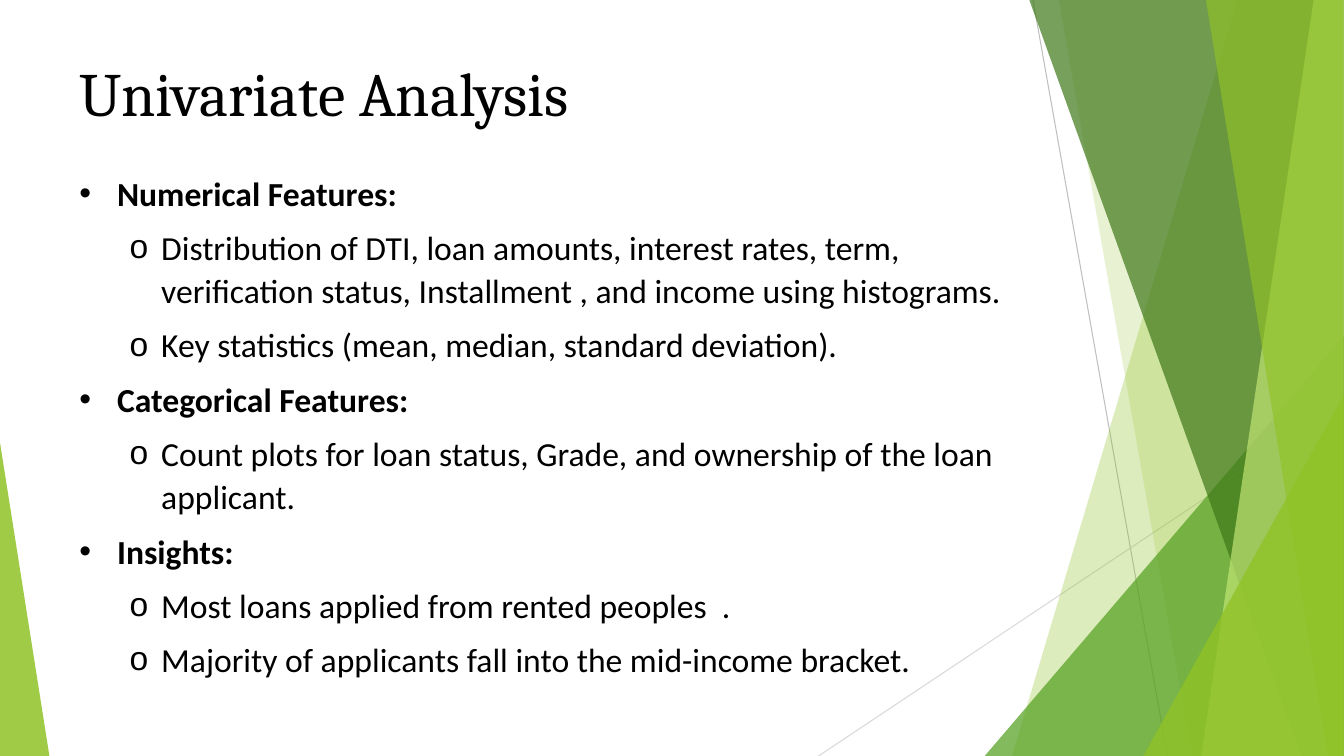
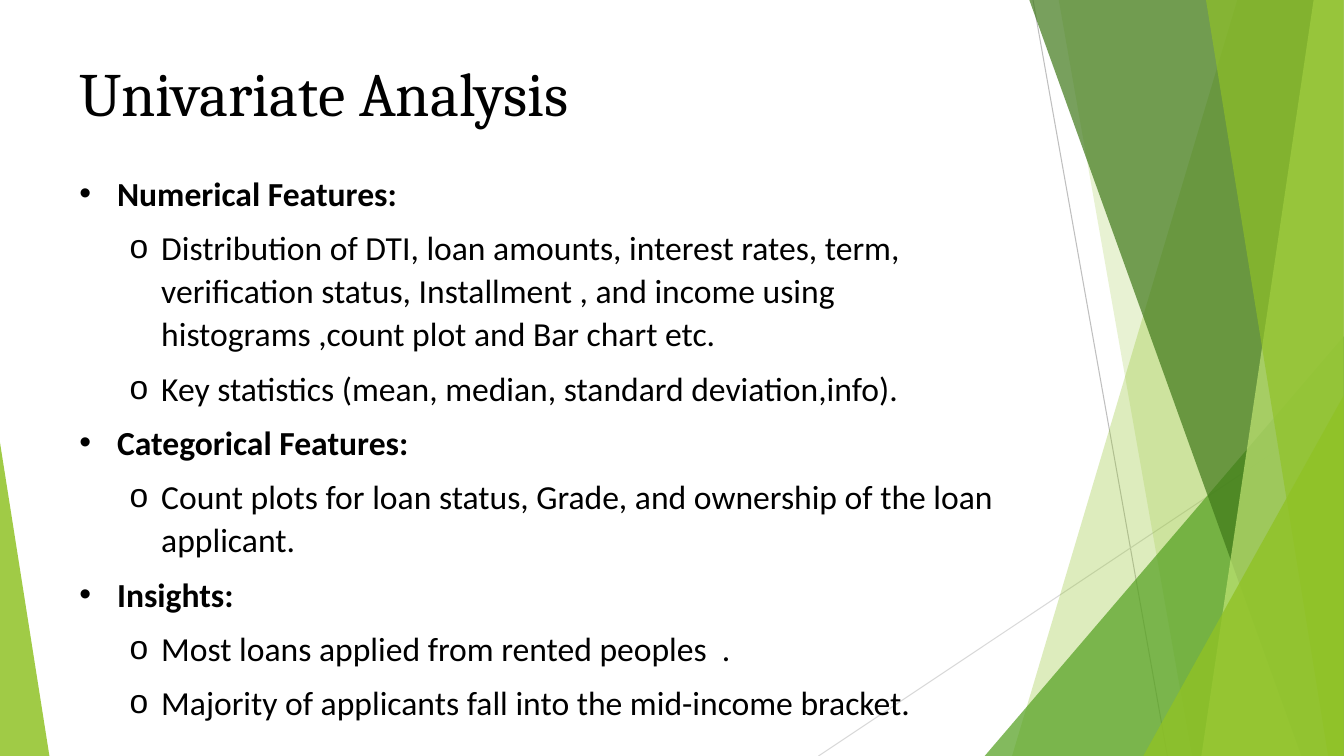
Before and after one commit to VishalVema/lendingclubcasestudy, a slide deck: slide 6 of EDA Case Study.pptx. Drawn at 1344x756 pixels with LibreOffice and Linux fonts; fonts in the diff are those of the drawing. Boxes give left, top, right and bottom in pixels: in the first picture for what was removed or moved away, otherwise in the second. Text is boxed around its words. In the diff, an @@ line names an element or a change of style, - is before the commit and + after.

```diff
--- a/EDA Case Study.pptx
+++ b/EDA Case Study.pptx
@@ text at <box>161,236,899,407</box>: text changed @@
-  o Distribution of DTI, loan amounts, interest rates, term, verification status, Installment , and income using histograms.
-  o Key statistics (mean, median, standard deviation).
+  o Distribution of DTI, loan amounts, interest rates, term, verification status, Installment , and income using histograms ,count plot and Bar chart etc.
+  o Key statistics (mean, median, standard deviation,info).
```
Also in this commit, not shown: 5 other slides changed, 2 other files.
